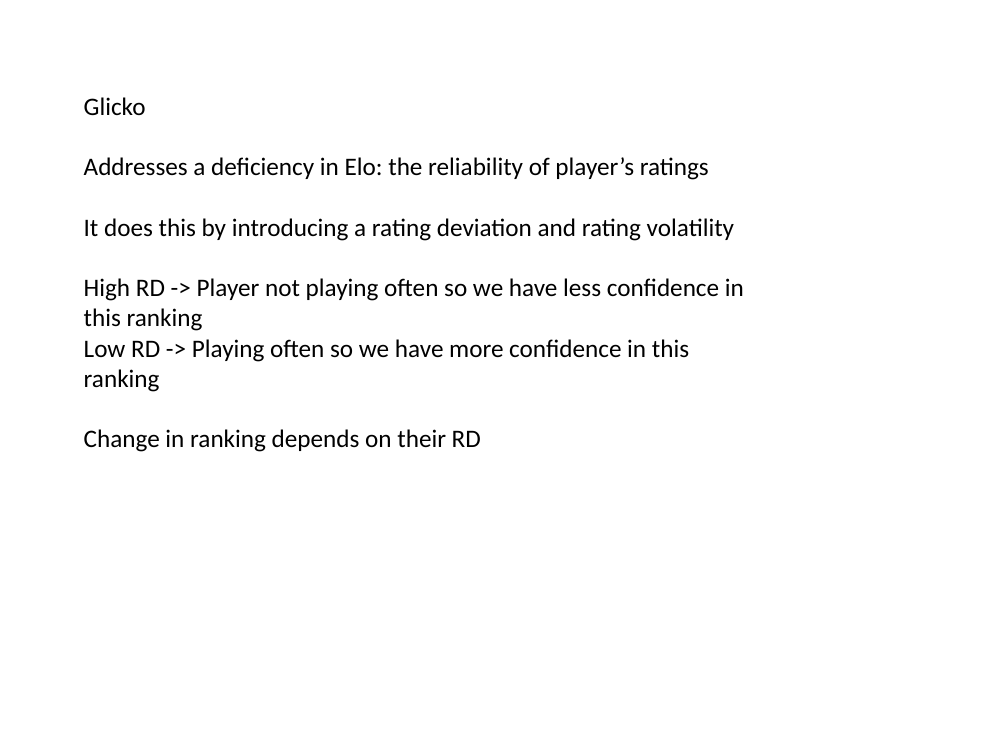
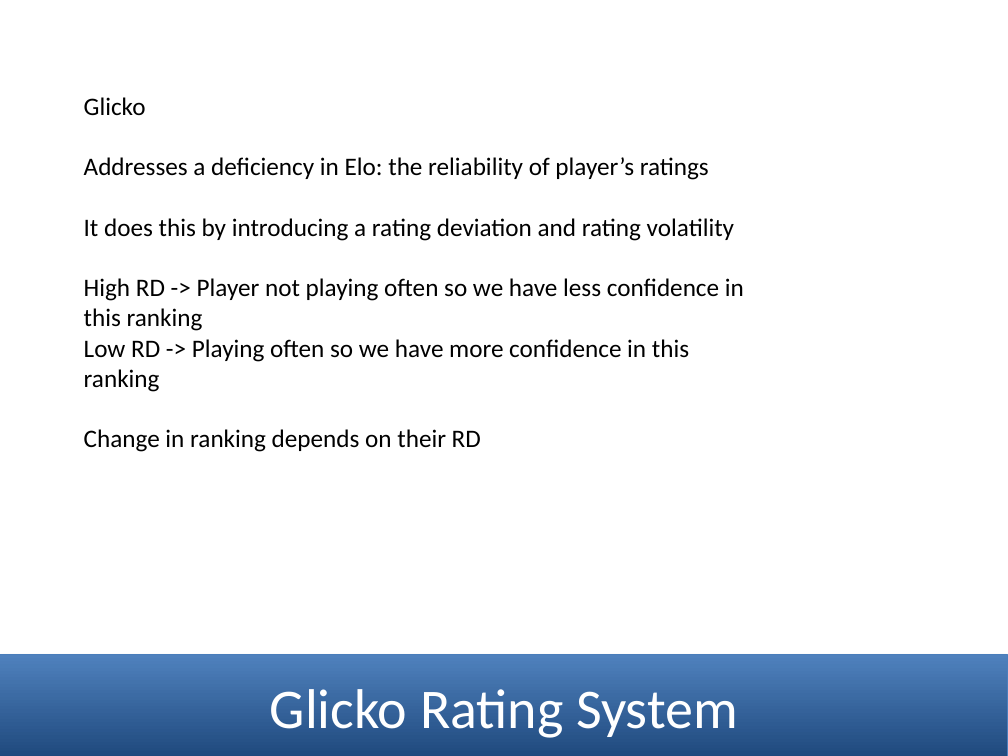
Before and after one commit to mneedham/ranking-algorithms, a slide deck: slide 50 of data-science-london.pptx. Drawn at 1008x756 pixels with LibreOffice and Linux fonts; fonts in the diff are those of the drawing. Boxes give left, top, right and bottom in pixels: in the first picture for what was removed or moved away, otherwise in the second. Text is boxed around its words. In the diff, an @@ line names an element or a change of style, - is before the commit and + after.

```diff
--- a/data-science-london.pptx
+++ b/data-science-london.pptx
@@ rectangle added at <box>0,654,1008,756</box>, fill gradient #1F497D to #4F81BD, outline #4B7EBC 0.75 pt, 40 pt, text #FFFFFF @@
+Glicko Rating System
```
Also in this commit, not shown: 2 other slides changed, 1 slide added, 1 other file.
